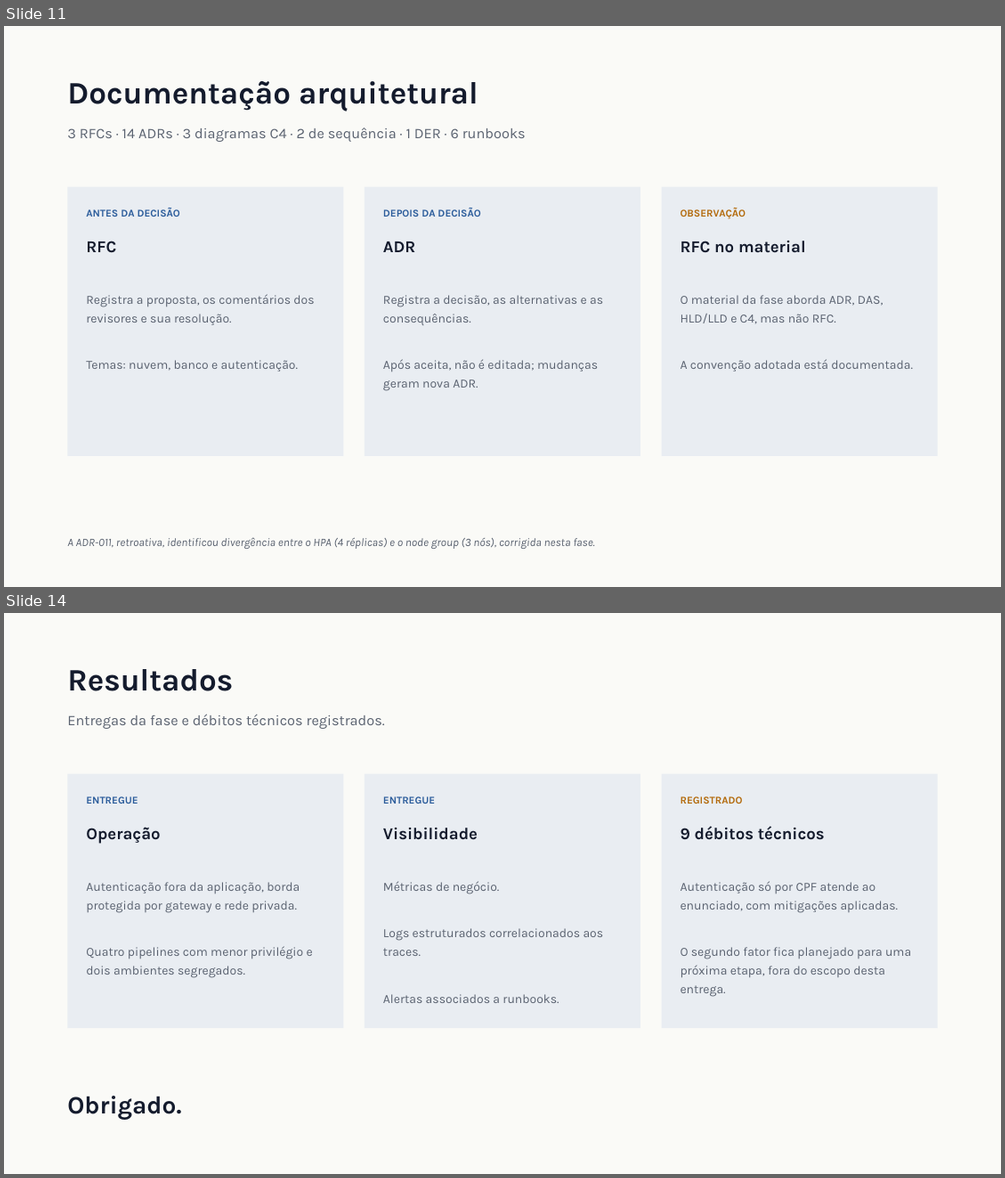
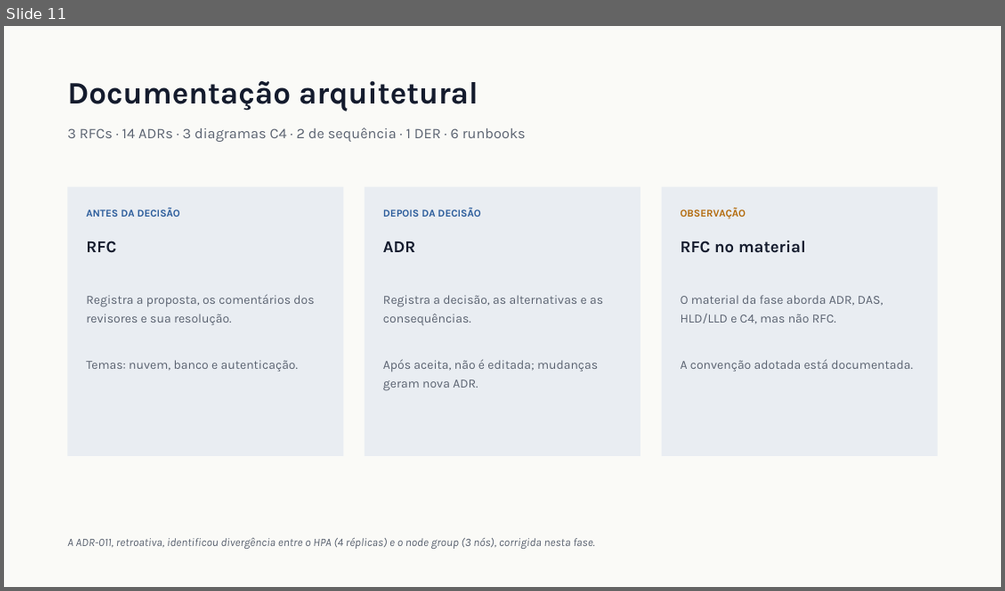
Before and after one commit to Guilherme-Fumagali/tech-challenge-1, a slide deck: docs/tech-challenge-3/apresentacao.pptx. Shown one above the other, each under a label of ours: slides 11 and 14 before the commit, slide 11 after it; the slides between them are not shown. The pictures are 1005x1178 and 1005x591 pixels, drawn with LibreOffice and Linux fonts; fonts in the diff are those of the drawing. Boxes give left, top, right and bottom in pixels: in the first picture for what was removed or moved away, otherwise in the second. Text is boxed around its words. In the diff, an @@ line names an element or a change of style, - is before the commit and + after.

```diff
--- a/docs/tech-challenge-3/apresentacao.pptx
+++ b/docs/tech-challenge-3/apresentacao.pptx
@@ slide 14 removed at [4, 613, 1001, 1174], background #FFFFFF @@
@@ rectangle removed at [4, 613, 1001, 1174] @@
@@ text removed at [67, 669, 233, 691] @@
-Resultados
@@ text removed at [67, 714, 385, 729] @@
-Entregas da fase e débitos técnicos registrados.
@@ rectangle removed at [67, 774, 343, 1028] @@
@@ text removed at [86, 796, 138, 803] @@
-ENTREGUE
@@ rectangle removed at [364, 774, 640, 1028] @@
@@ text removed at [383, 796, 435, 803] @@
-ENTREGUE
@@ rectangle removed at [662, 774, 938, 1028] @@
@@ text removed at [680, 796, 743, 803] @@
-REGISTRADO
@@ text removed at [680, 826, 825, 840] @@
-9 débitos técnicos
@@ text removed at [86, 827, 160, 844] @@
-Operação
@@ text removed at [383, 827, 477, 840] @@
-Visibilidade
@@ text removed at [86, 882, 313, 978] @@
-Autenticação fora da aplicação, borda protegida por gateway e rede privada.
-Quatro pipelines com menor privilégio e dois ambientes segregados.
@@ text removed at [383, 881, 604, 1003] @@
-Métricas de negócio.
-Logs estruturados correlacionados aos traces.
-Alertas associados a runbooks.
@@ text removed at [680, 881, 911, 997] @@
-Autenticação só por CPF atende ao enunciado, com mitigações aplicadas.
-O segundo fator fica planejado para uma próxima etapa, fora do escopo desta entrega.
@@ text removed at [67, 1095, 181, 1119] @@
-Obrigado.
```
Also in this commit, not shown: 1 slide changed, 2 slides added, 1 other slide removed.
